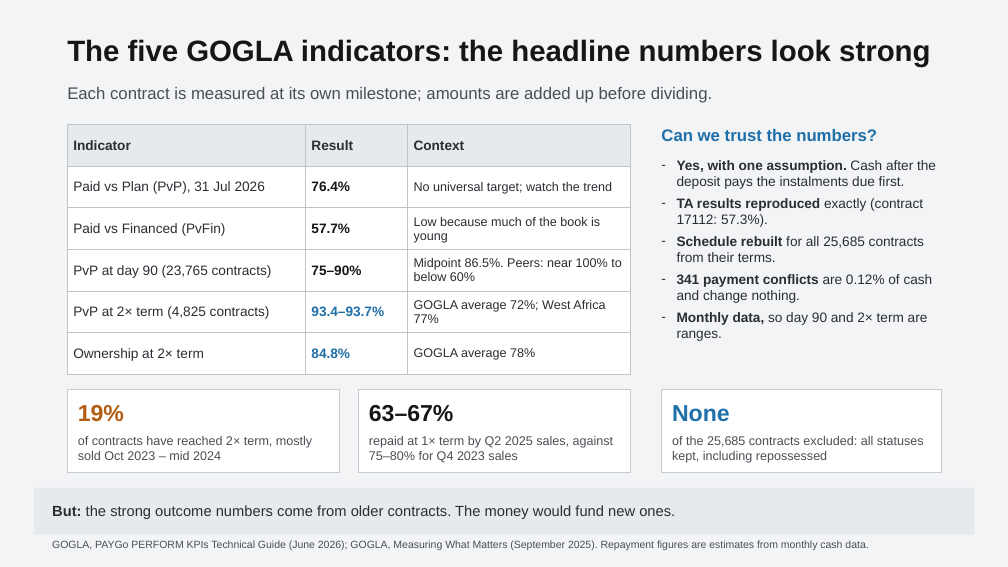
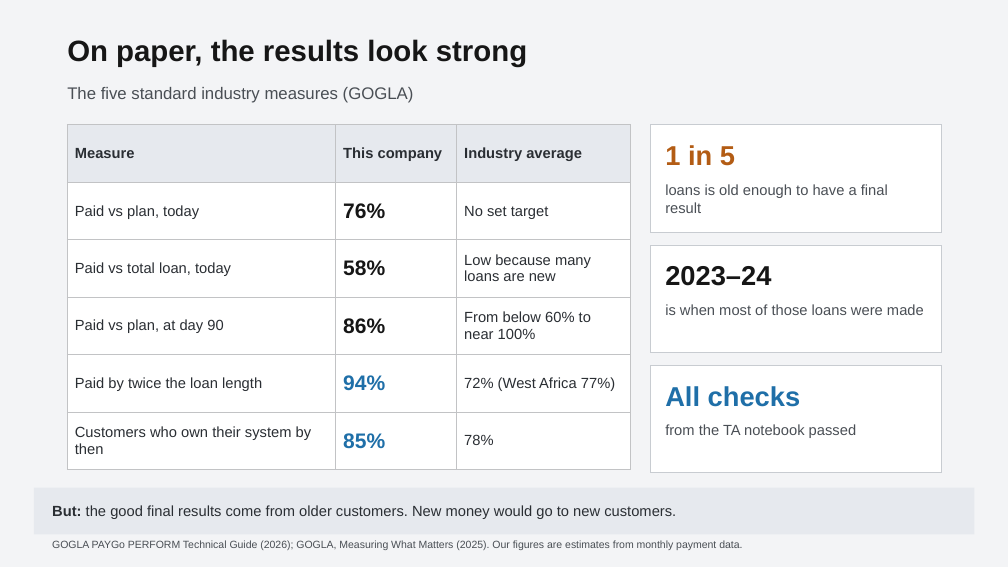
Before and after one commit to chilalaabubakar/EDA, a slide deck: slide 3 of case_study_5_paygo/Case_5_-_Decision_Briefing.pptx. Drawn at 1008x567 pixels with LibreOffice and Linux fonts; fonts in the diff are those of the drawing. Boxes give left, top, right and bottom in pixels: in the first picture for what was removed or moved away, otherwise in the second. Text is boxed around its words. In the diff, an @@ line names an element or a change of style, - is before the commit and + after.

```diff
--- a/case_study_5_paygo/Case_5_-_Decision_Briefing.pptx
+++ b/case_study_5_paygo/Case_5_-_Decision_Briefing.pptx
@@ text at (67,39,527,67): text changed @@
-The five GOGLA indicators: the headline numbers look strong
+On paper, the results look strong
@@ text at (67,87,414,103): text changed @@
-Each contract is measured at its own milestone; amounts are added up before dividing.
+The five standard industry measures (GOGLA)
@@ table at (67,125,631,470) @@
-row 1: Indicator | Result | Context
+row 1: Measure | This company | Industry average
-row 2: Paid vs Plan (PvP), 31 Jul 2026 | 76.4% | No universal target; watch the trend
+row 2: Paid vs plan, today | 76% | No set target
-row 3: Paid vs Financed (PvFin) | 57.7% | Low because much of the book is young
+row 3: Paid vs total loan, today | 58% | Low because many loans are new
-row 4: PvP at day 90 (23,765 contracts) | 75–90% | Midpoint 86.5%. Peers: near 100% to below 60%
+row 4: Paid vs plan, at day 90 | 86% | From below 60% to near 100%
-row 5: PvP at 2× term (4,825 contracts) | 93.4–93.7% | GOGLA average 72%; West Africa 77%
+row 5: Paid by twice the loan length | 94% | 72% (West Africa 77%)
-row 6: Ownership at 2× term | 84.8% | GOGLA average 78%
+row 6: Customers who own their system by then | 85% | 78%
@@ rectangle: place and size @@
-rectangle at (67,389,340,473)
+rectangle at (650,125,941,232)
@@ text removed at (661,129,877,141) @@
-Can we trust the numbers?
@@ text added at (665,145,735,166), 26 pt, text #B35C14, bold @@
+1 in 5
@@ text removed at (677,160,936,341) @@
-– Yes, with one assumption. Cash after the deposit pays the instalments due first.
-– TA results reproduced exactly (contract 17112: 57.3%).
-– Schedule rebuilt for all 25,685 contracts from their terms.
-– 341 payment conflicts are 0.12% of cash and change nothing.
-– Monthly data, so day 90 and 2× term are ranges.
@@ text added at (665,184,888,213), 14 pt, text #4A4F55 @@
+loans is old enough to have a final result
@@ rectangle: place and size @@
-rectangle at (358,389,631,473)
+rectangle at (650,245,941,352)
@@ text added at (665,266,771,286), 26 pt, text #161616, bold @@
+2023–24
@@ text added at (665,304,924,315), 14 pt, text #4A4F55 @@
+is when most of those loans were made
@@ rectangle: place and size @@
-rectangle at (662,389,941,473)
+rectangle at (650,365,941,473)
@@ text added at (665,386,801,407), 26 pt, text #1F6FA8, bold @@
+All checks
@@ text removed at (78,405,124,422) @@
-19%
@@ text removed at (369,405,454,422) @@
-63–67%
@@ text removed at (672,405,730,422) @@
-None
@@ text removed at (78,436,312,460) @@
-of contracts have reached 2× term, mostly sold Oct 2023 – mid 2024
@@ text removed at (369,436,614,463) @@
-repaid at 1× term by Q2 2025 sales, against 75–80% for Q4 2023 sales
@@ text added at (665,424,856,438), 14 pt, text #4A4F55 @@
+from the TA notebook passed
@@ text removed at (672,436,924,463) @@
-of the 25,685 contracts excluded: all statuses kept, including repossessed
@@ text at (52,505,676,519): text changed @@
-But: the strong outcome numbers come from older contracts. The money would fund new ones.
+But: the good final results come from older customers. New money would go to new customers.
@@ text at (52,540,742,550): text changed @@
-GOGLA, PAYGo PERFORM KPIs Technical Guide (June 2026); GOGLA, Measuring What Matters (September 2025). Repayment figures are estimates from monthly cash data.
+GOGLA PAYGo PERFORM Technical Guide (2026); GOGLA, Measuring What Matters (2025). Our figures are estimates from monthly payment data.
```
Also in this commit, not shown: 8 other slides changed.
